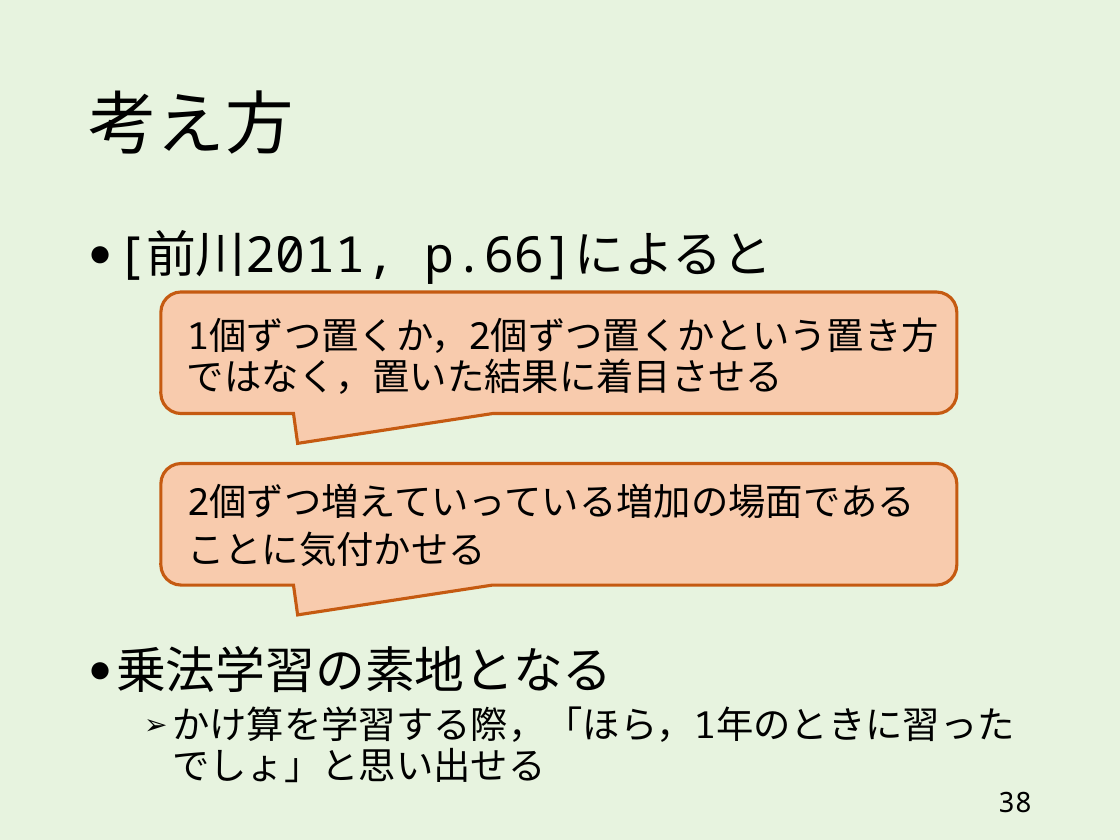
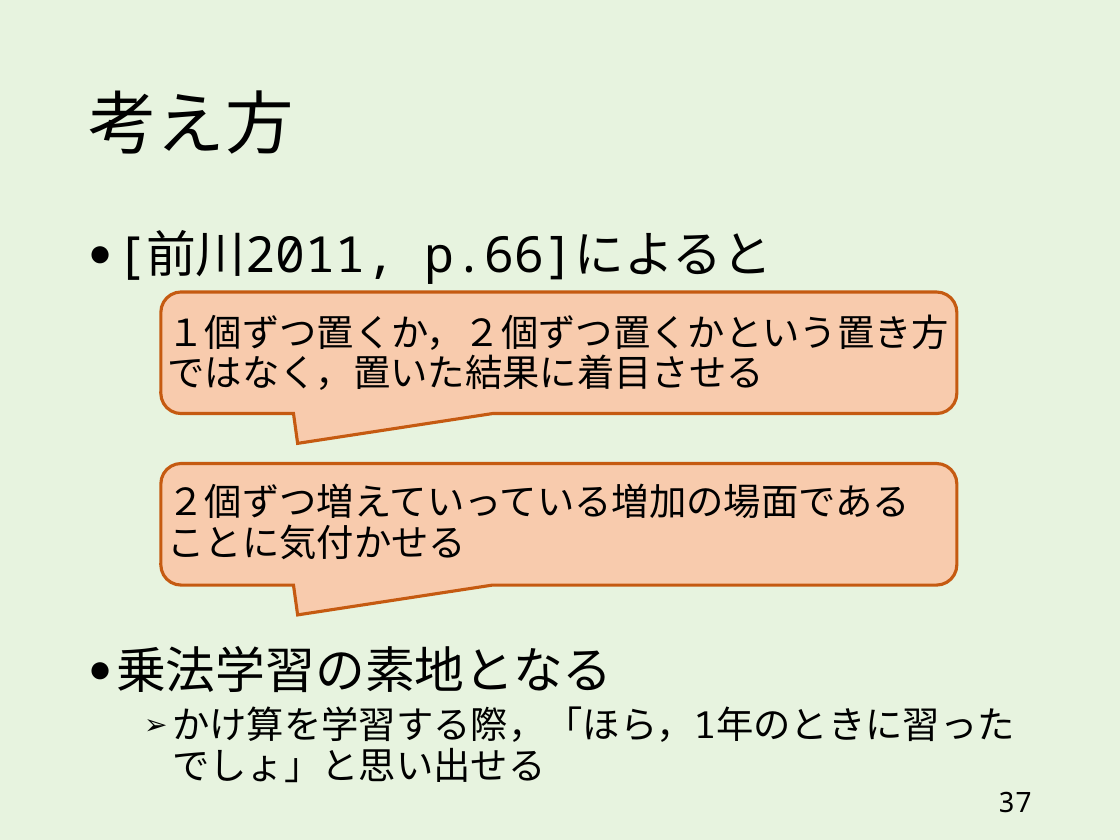
Before and after one commit to takehiko/dealout, a slide deck: slide 37 of slides/2x3_3x2_v4.pptx (slide 38 before the commit). Drawn at 1120x840 pixels with LibreOffice and Linux fonts; fonts in the diff are those of the drawing. Boxes give left, top, right and bottom in pixels: in the first picture for what was removed or moved away, otherwise in the second. Text is boxed around its words. In the diff, an @@ line names an element or a change of style, - is before the commit and + after.

```diff
--- a/slides/2x3_3x2_v4.pptx
+++ b/slides/2x3_3x2_v4.pptx
@@ text at bbox=[168, 314, 950, 390]: text changed @@
-  1個ずつ置くか，2個ずつ置くかという置き方
-  ではなく，置いた結果に着目させる
+  １個ずつ置くか，２個ずつ置くかという置き方
+  ではなく，置いた結果に着目させる
@@ text at bbox=[168, 483, 911, 559]: text changed @@
-  2個ずつ増えていっている増加の場面である
-  ことに気付かせる
+  ２個ずつ増えていっている増加の場面である
+  ことに気付かせる
@@ page number at bbox=[998, 791, 1032, 813]: text changed @@
-38
+37
```
Also in this commit, not shown: 17 other slides changed, 1 slide added, 3 slides removed, 1 other file.
